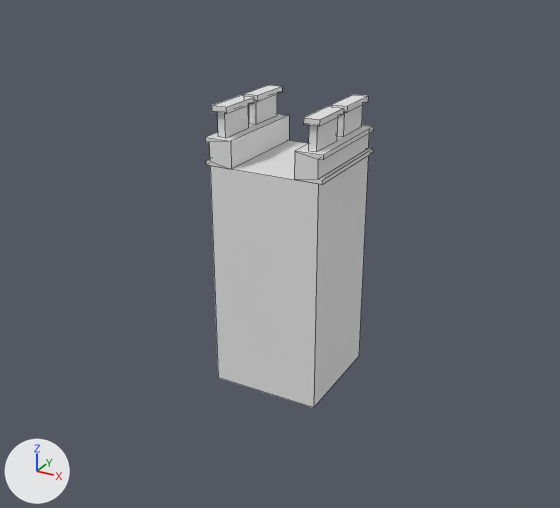
What one commit did to the FBX model Assets/Project/Art/Models/St1/wall001.fbx.
One viewpoint serves both versions: a 50 mm camera at (6.0, -11.32, 7.98) aimed at (0.18, -0.73, 2.68). The axes (+X, +Y, +Z) are drawn at lower left. The lights are the same throughout. The first picture is the older version. Mesh edges are drawn as thin lines. Materials are left out; every surface is plain grey. Where no turn or scale is listed for an object, it has been applied to the vertices.

The older version as bpy lines, for what is in view:
```python
me_cube_066 = bpy.data.meshes.new('Cube.066')
me_cube_066.from_pydata(...)  # 104 vertices, 85 faces; spans x -1.07..1.07, y -1.0..1.0, z 0.0..5.13
# faces by material slot: [5, 80]
me_cube_066.materials.append(mat_stone001)
me_cube_066.materials.append(mat_wall001)
# before: 0 (-1.0, 1.0, 0.0), 1 (1.0, 1.0, 0.0) at pixel (359, 355), 2 (1.0, 1.0, 4.14), 3 (-1.0, 1.0, 4.14), 4 (-1.0, -1.0, 4.14) at pixel (210, 165)
# before: 5 (1.0, -1.0, 4.14) at pixel (318, 183), 6 (1.0, -1.0, 0.0) at pixel (313, 407), 7 (-1.0, -1.0, 0.0) at pixel (218, 377)
ob_cube_066 = bpy.data.objects.new('Cube.066', me_cube_066)
ob_cube_066.location = (0.0, 0.0, 0.0)
```
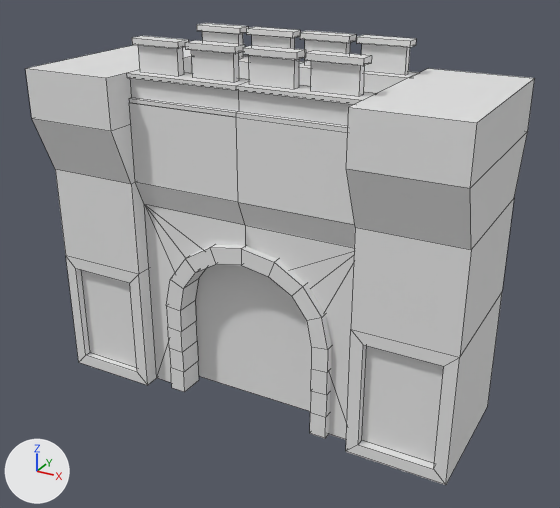
Changed parts and their boxes [x1, y1, x2, y2] in the pictures (560 x 508 px; the box of a moved part takes in the faces that stretch with it):
'Cube.066', reshaped (201% wider, 43% taller): before [205, 85, 374, 408]; after [25, 23, 535, 485]
part 1 of me_cube_066, moved or reshaped: before [244, 85, 282, 125]; after [132, 36, 188, 76]
part 2 of me_cube_066, moved or reshaped: before [212, 95, 254, 138]; after [185, 40, 245, 82]
part 3 of me_cube_066, moved or reshaped: before [332, 94, 368, 137]; after [197, 23, 248, 59]
part 4 of me_cube_066, moved or reshaped: before [303, 106, 344, 152]; after [246, 27, 300, 49]
part 5 of me_cube_066, added: after [305, 50, 372, 97]
part 6 of me_cube_066, added: after [243, 45, 306, 89]
part 7 of me_cube_066, added: after [357, 35, 416, 75]
part 8 of me_cube_066, added: after [300, 30, 356, 66]
part 9 of me_cube_066, added: after [166, 245, 331, 438]
part 10 of me_cube_066, added: after [129, 103, 355, 440]
part 11 of me_cube_066, added: after [346, 68, 535, 485]
part 12 of me_cube_066, added: after [25, 45, 192, 385]
part 13 of me_cube_066, added: after [127, 70, 377, 132]
part 14 of me_cube_066, added: after [191, 56, 420, 93]
part 15 of me_cube_066, deleted: before [205, 114, 289, 169]
part 16 of me_cube_066, deleted: before [294, 125, 374, 185]
part 17 of me_cube_066, built on: before [210, 140, 369, 408]; after [195, 264, 311, 411]

The change, as a list of edits to the scene's bpy script:
```text
Change me_cube_066:
    used by ob_cube_066; location = (0.0, 0.0, 0.0)
    verts and faces of me_cube_066; kept vertices keep their numbers, new ones are numbered from 104
    remove me_cube_066.from_pydata(...)  # 104 vertices, 85 faces; spans x -1.07..1.07, y -1.0..1.0, z 0.0..5.13
    add me_cube_066.from_pydata(...)  # 350 vertices, 293 faces; spans x -3.67..3.67, y -2.22..0.9, z 0.0..6.22
    me_cube_066 part 1: the loose piece of 16 vertices spanning x -0.97..-0.7, y 0.06..0.94, z 4.61..5.13 is turned 90 degrees about the z axis through its middle, then moved by (-0.67, -2.0, 1.09)
    me_cube_066 part 2: the loose piece of 16 vertices spanning x -0.97..-0.7, y -0.94..-0.06, z 4.61..5.13 is turned 90 degrees about the z axis through its middle, then moved by (0.33, -1.0, 1.09)
    me_cube_066 part 3: the loose piece of 16 vertices spanning x 0.7..0.97, y 0.06..0.94, z 4.61..5.13 is turned 90 degrees about the z axis through its middle, then moved by (-2.33, -0.24, 1.09)
    me_cube_066 part 4: the loose piece of 16 vertices spanning x 0.7..0.97, y -0.94..-0.06, z 4.61..5.13 is turned 90 degrees about the z axis through its middle, then moved by (-1.33, 0.76, 1.09)
    me_cube_066 part 5: the loose piece of 16 vertices spanning x 0.7..0.97, y 0.06..0.94, z 4.61..5.13 is copied, and the copy is turned -90 degrees about the z axis through its middle, then moved by (0.67, -2.0, 1.09); it spans x 1.06..1.94, y -1.63..-1.36, z 5.69..6.22
    me_cube_066 part 6: the loose piece of 16 vertices spanning x 0.7..0.97, y -0.94..-0.06, z 4.61..5.13 is copied, and the copy is turned -90 degrees about the z axis through its middle, then moved by (-0.33, -1.0, 1.09); it spans x 0.06..0.94, y -1.63..-1.36, z 5.69..6.22
    me_cube_066 part 7: the loose piece of 16 vertices spanning x 0.7..0.97, y -0.94..-0.06, z 4.61..5.13 is copied, and the copy is turned 90 degrees about the z axis through its middle, then moved by (0.67, 0.76, 1.09); it spans x 1.06..1.94, y 0.13..0.4, z 5.69..6.22
    me_cube_066 part 8: the loose piece of 16 vertices spanning x 0.7..0.97, y 0.06..0.94, z 4.61..5.13 is copied, and the copy is turned 90 degrees about the z axis through its middle, then moved by (-0.33, -0.24, 1.09); it spans x 0.06..0.94, y 0.13..0.4, z 5.69..6.22
    me_cube_066 part 9: a new loose piece of 68 vertices spanning x -1.56..1.56, y -1.69..-1.23, z 0.0..3.1
    me_cube_066 part 10: a new loose piece of 46 vertices spanning x -2.0..2.0, y -1.74..0.5, z 0.0..5.23
    me_cube_066 part 11: a new loose piece of 28 vertices spanning x 2.0..3.67, y -2.22..0.9, z 0.0..5.69
    me_cube_066 part 12: a new loose piece of 28 vertices spanning x -3.67..-2.0, y -2.22..0.9, z 0.0..5.69
    me_cube_066 part 13: a new loose piece of 24 vertices spanning x -2.0..2.0, y -1.74..-1.25, z 5.23..5.69
    me_cube_066 part 14: a new loose piece of 24 vertices spanning x -2.0..2.0, y 0.01..0.5, z 5.23..5.69
    me_cube_066 part 15: the loose piece of 16 vertices spanning x -1.07..-0.58, y -1.0..1.0, z 4.14..4.61 is deleted
    me_cube_066 part 16: the loose piece of 16 vertices spanning x 0.58..1.07, y -1.0..1.0, z 4.14..4.61 is deleted
    me_cube_066 part 17
    add delete_vertices([*range(0, 8)])  # with the faces that use them
    add verts[104] = (-1.63, -1.18, 0.04)
    add verts[105] = (1.63, -1.18, 0.04)
    add verts[106] = (-1.63, -1.18, 3.26)
    add verts[107] = (1.63, -1.18, 3.26)
    add faces += [(104, 105, 107, 106)]
```
